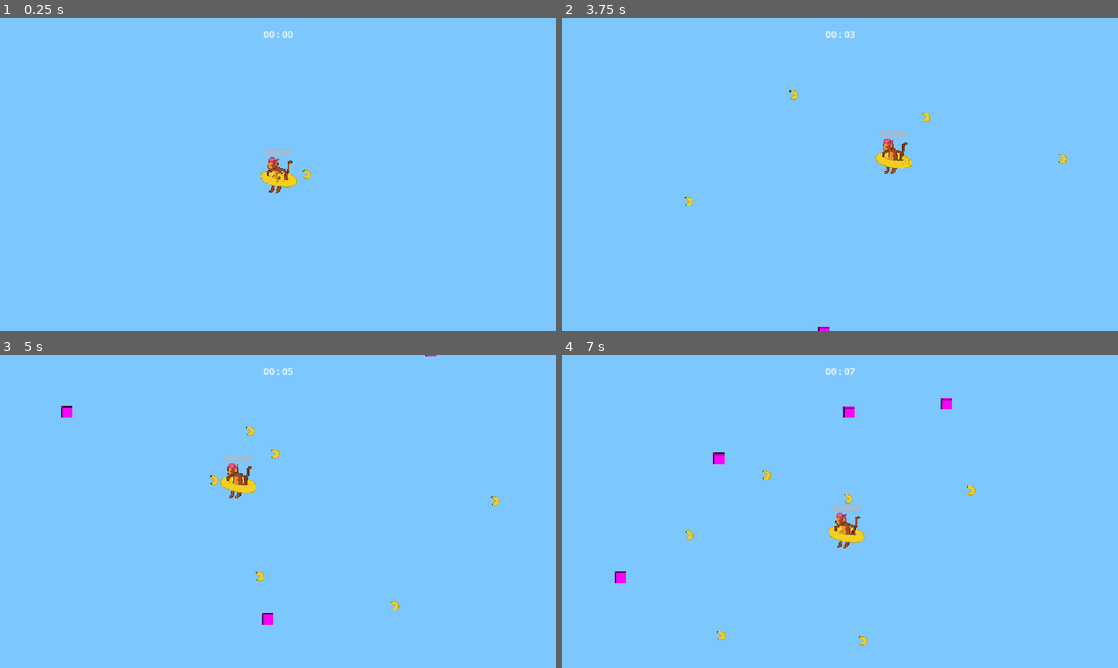
Above: before the commit, frames 1-4 (two rows, left to right).
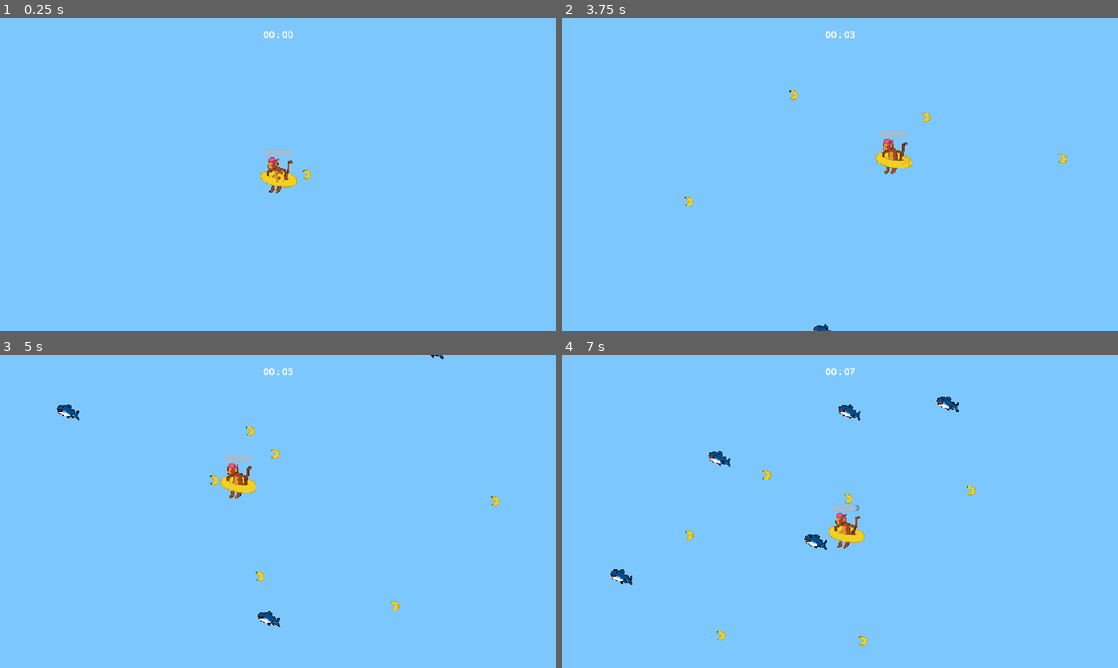
Above: after the commit, the same moments.

Repository: enzomh-web/replicaVampireSurvivors
Game: Godot game, scene res://scenes/main.tscn
Two runs of this game, one before a commit and one after it. Both use one fixed random seed, a clock stepped at 60 frames per second and the inputs below. The project has no main scene, so this scene is started directly.
Inputs:
- Up to frame 1 (0.25 s): no input
- Up to frame 2 (3.75 s): hold D (move_right) 0.53-1.28 s; hold S (move_down) 1.28-2.03 s; hold D (move_right) 2.03-2.78 s; hold W (move_up) 2.78-3.53 s; hold A (move_left) from 3.53 s (still down)
- Up to frame 3 (5 s): keep holding A (move_left)
- Up to frame 4 (7 s): release A (move_left) at 5.03 s; hold S (move_down) 5.03-5.78 s; hold D (move_right) 5.78-6.53 s; hold W (move_up) from 6.53 s (still down)

The runs differ from the first frame. In frame 1, less than 0.1% of the frame differs, in the area x 47-53%, y 4-7%; in frame 2, less than 0.1%; in frame 3, 0.3%; in frame 4, 0.7%, in the area x 8-72%, y 4-74%.

Commit message:
art(enemy): add enemy asset
- change resource_script folder location
- change player name to Doobie
- add "PeixeNormal" asset
- change global Render Filter to Nearest
- add "PeixeNormal" resource

Diff:
--- a/vampire-survivors/project.godot
+++ b/vampire-survivors/project.godot
@@ -53,6 +53,7 @@
 
 [rendering]
 
+textures/canvas_textures/default_texture_filter=0
 rendering_device/driver.windows="d3d12"
 renderer/rendering_method="gl_compatibility"
 renderer/rendering_method.mobile="gl_compatibility"
--- a/vampire-survivors/resources/Enemies/PlaceholderEnemy.tres
+++ b/vampire-survivors/resources/Enemies/PlaceholderEnemy.tres
@@ -1,12 +1,12 @@
 [gd_resource type="Resource" script_class="Enemy" format=3 uid="uid://cpkp3bd5wexuw"]
 
-[ext_resource type="Script" uid="uid://c2qwbf3yv8f81" path="res://scripts/resources_scripts/EnemyType.gd" id="1_dh0mj"]
+[ext_resource type="Script" uid="uid://c2qwbf3yv8f81" path="res://resources/resources_scripts/EnemyType.gd" id="1_l2r63"]
 
 [sub_resource type="PlaceholderTexture2D" id="PlaceholderTexture2D_fjrip"]
 size = Vector2(20, 20)
 
 [resource]
-script = ExtResource("1_dh0mj")
+script = ExtResource("1_l2r63")
 name = "Placeholder"
 texture = SubResource("PlaceholderTexture2D_fjrip")
 health = 5.0
--- /dev/null
+++ b/vampire-survivors/resources/enemies/PeixeNormal.tres
@@ -0,0 +1,12 @@
+[gd_resource type="Resource" script_class="Enemy" format=3 uid="uid://reabu8dddhir"]
+
+[ext_resource type="Script" uid="uid://c2qwbf3yv8f81" path="res://resources/resources_scripts/EnemyType.gd" id="1_tyl33"]
+[ext_resource type="Texture2D" uid="uid://cgdewxrndekvx" path="res://assets/enemies/Peixe Normal.png" id="2_7fqmx"]
+
+[resource]
+script = ExtResource("1_tyl33")
+name = "PeixeNormal"
+texture = ExtResource("2_7fqmx")
+health = 9.93
+damage = 11.33
+metadata/_custom_type_script = "uid://c2qwbf3yv8f81"
--- a/vampire-survivors/scenes/main.tscn
+++ b/vampire-survivors/scenes/main.tscn
@@ -2,13 +2,15 @@
 
 [ext_resource type="PackedScene" uid="uid://dmg45jp3eiui1" path="res://scenes/spawner.tscn" id="1_0wfyh"]
 [ext_resource type="PackedScene" uid="uid://fommi7ye0jhf" path="res://scenes/player.tscn" id="1_o5qli"]
+[ext_resource type="Script" uid="uid://c2qwbf3yv8f81" path="res://resources/resources_scripts/EnemyType.gd" id="2_tbgi4"]
+[ext_resource type="Resource" uid="uid://reabu8dddhir" path="res://resources/enemies/PeixeNormal.tres" id="4_o6xl0"]
 
 [node name="Main" type="Node2D" unique_id=2077153114]
 
 [node name="Spawner" parent="." unique_id=160585704 node_paths=PackedStringArray("player") instance=ExtResource("1_0wfyh")]
 player = NodePath("../Player")
+enemy_types = Array[ExtResource("2_tbgi4")]([ExtResource("4_o6xl0")])
 
 [node name="Player" parent="." unique_id=1059513943 instance=ExtResource("1_o5qli")]
 position = Vector2(480, 270)
 motion_mode = 1
-acceleration = 300.0
--- a/vampire-survivors/scenes/player.tscn
+++ b/vampire-survivors/scenes/player.tscn
@@ -1,10 +1,10 @@
 [gd_scene format=3 uid="uid://fommi7ye0jhf"]
 
 [ext_resource type="Script" uid="uid://bm6k0wfvqax2c" path="res://scripts/player_move.gd" id="1_g2els"]
-[ext_resource type="Texture2D" uid="uid://ckqku5xlloa34" path="res://assets/characters/cesar.png" id="2_qlg0r"]
+[ext_resource type="Texture2D" uid="uid://ckqku5xlloa34" path="res://assets/characters/Doobie.png" id="2_qlg0r"]
 [ext_resource type="Script" uid="uid://b333lgq02alw2" path="res://scripts/weapons/Weapon.gd" id="3_qlg0r"]
 [ext_resource type="PackedScene" uid="uid://biq1rnnsd03hm" path="res://scenes/projectile.tscn" id="4_tuyoq"]
-[ext_resource type="Script" uid="uid://c2mty8w0giur6" path="res://scripts/resources_scripts/WeaponData.gd" id="5_fjrip"]
+[ext_resource type="Script" uid="uid://c2mty8w0giur6" path="res://resources/resources_scripts/WeaponData.gd" id="5_fjrip"]
 [ext_resource type="Texture2D" uid="uid://cb0hxxoh15tgr" path="res://assets/weapons/projectiles/bananaBullet.png" id="6_tuyoq"]
 
 [sub_resource type="ConvexPolygonShape2D" id="ConvexPolygonShape2D_ebum8"]
--- a/vampire-survivors/scenes/spawner.tscn
+++ b/vampire-survivors/scenes/spawner.tscn
@@ -2,8 +2,8 @@
 
 [ext_resource type="Script" uid="uid://c652ibkwl4d77" path="res://scripts/spawner.gd" id="1_2vbf6"]
 [ext_resource type="PackedScene" uid="uid://3eopitwhthjj" path="res://scenes/enemy.tscn" id="2_ik2nu"]
-[ext_resource type="Script" uid="uid://c2qwbf3yv8f81" path="res://scripts/resources_scripts/EnemyType.gd" id="3_6bbd6"]
-[ext_resource type="Resource" uid="uid://cpkp3bd5wexuw" path="res://resources/Enemies/PlaceholderEnemy.tres" id="4_cmhla"]
+[ext_resource type="Script" uid="uid://c2qwbf3yv8f81" path="res://resources/resources_scripts/EnemyType.gd" id="3_6bbd6"]
+[ext_resource type="Resource" uid="uid://cpkp3bd5wexuw" path="res://resources/enemies/PlaceholderEnemy.tres" id="4_cmhla"]
 
 [node name="Spawner" type="Node2D" unique_id=160585704]
 script = ExtResource("1_2vbf6")
Renamed: vampire-survivors/assets/characters/cesar.png -> vampire-survivors/assets/characters/Doobie.png
Not shown, added: vampire-survivors/assets/characters/Doobie.png.import
Binary file added: vampire-survivors/assets/enemies/Peixe Normal.png
Not shown, changed: vampire-survivors/assets/enemies/Peixe Normal.png.import
Renamed: vampire-survivors/scripts/resources_scripts/EnemyType.gd -> vampire-survivors/resources/resources_scripts/EnemyType.gd
Renamed: vampire-survivors/scripts/resources_scripts/EnemyType.gd.uid -> vampire-survivors/resources/resources_scripts/EnemyType.gd.uid
Renamed: vampire-survivors/scripts/resources_scripts/WeaponData.gd -> vampire-survivors/resources/resources_scripts/WeaponData.gd
Renamed: vampire-survivors/scripts/resources_scripts/WeaponData.gd.uid -> vampire-survivors/resources/resources_scripts/WeaponData.gd.uid
